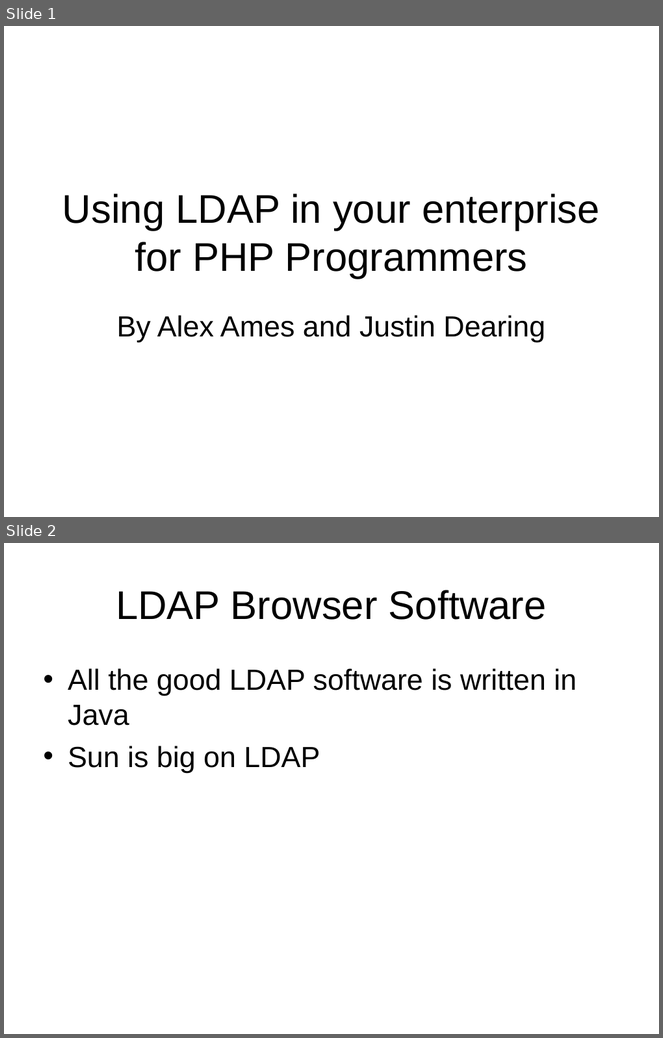
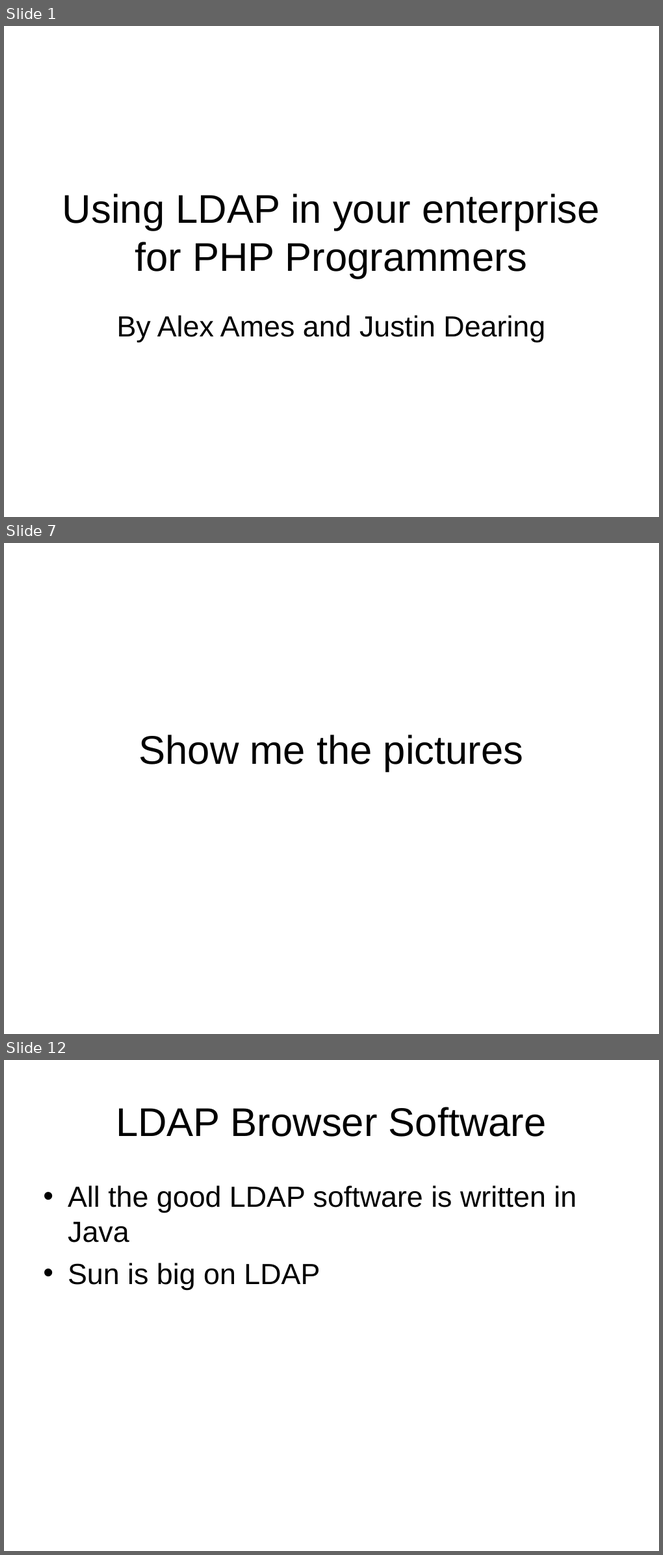
Before and after one commit to LIPHP/LDAP-Talk, a slide deck: Docs/LIPHP-Using LDAP with PHP.ppt. Shown one above the other, each under a label of ours: slides 1 and 2 before the commit, slides 1, 7 and 12 after it; the slides between them are not shown. The pictures are 663x1038 and 663x1555 pixels, drawn with LibreOffice and Linux fonts; fonts in the diff are those of the drawing. Boxes give left, top, right and bottom in pixels: in the first picture for what was removed or moved away, otherwise in the second. Text is boxed around its words. In the diff, an @@ line names an element or a change of style, - is before the commit and + after.

```diff
--- a/Docs/LIPHP-Using LDAP with PHP.ppt
+++ b/Docs/LIPHP-Using LDAP with PHP.ppt
@@ slide 7 added at (4, 543, 659, 1034), background #FFFFFF @@
@@ title added at (139, 735, 524, 772), 44 pt, text #000000 @@
+Show me the pictures
@@ what was slide 2 is now slide 12 @@
```
Also in this commit, not shown: 11 other slides added.
